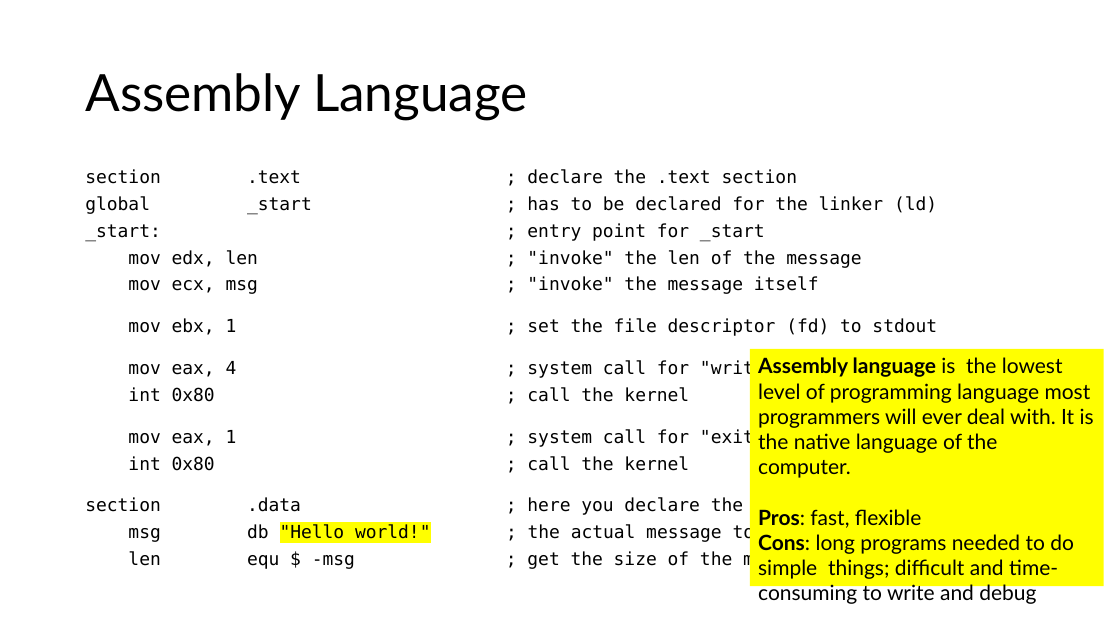
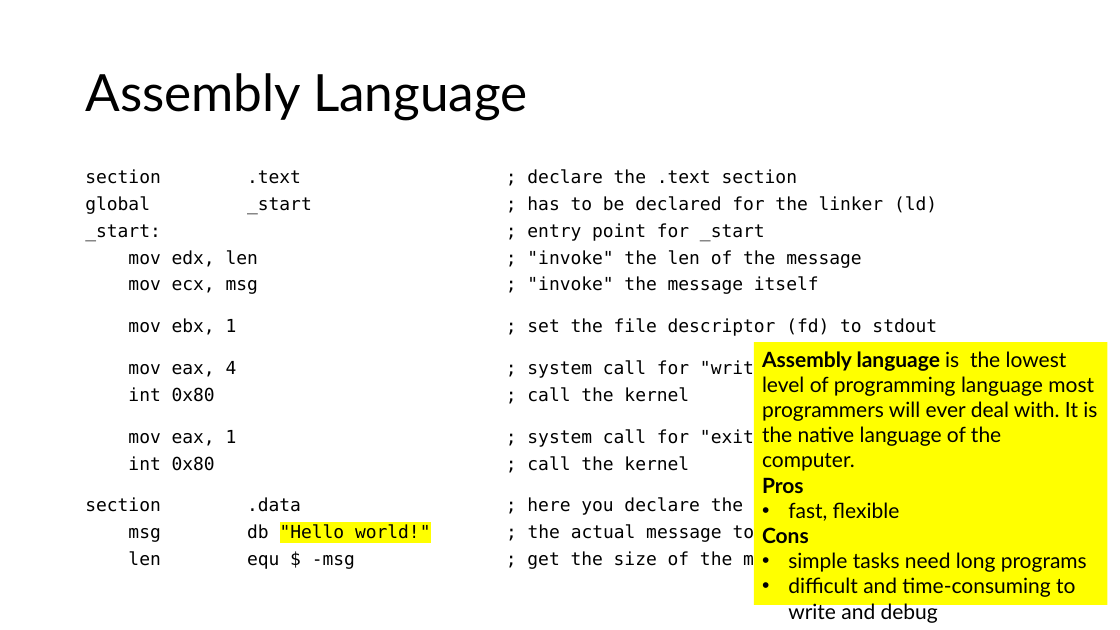
Before and after one commit to tjd1234/cmpt120spring2026, a slide deck: slide 9 of lecture_notes/chapter1/chapter1.pptx (slide 8 before the commit). Drawn at 1120x630 pixels with LibreOffice and Linux fonts; fonts in the diff are those of the drawing. Boxes give left, top, right and bottom in pixels: in the first picture for what was removed or moved away, otherwise in the second. Text is boxed around its words. In the diff, an @@ line names an element or a change of style, - is before the commit and + after.

```diff
--- a/lecture_notes/chapter1/chapter1.pptx
+++ b/lecture_notes/chapter1/chapter1.pptx
@@ rectangle "Assembly language is the lowest ...": place and size @@
-rectangle "Assembly language is the lowest ..." at bbox=[750, 349, 1104, 586]
+rectangle "Assembly language is the lowest ..." at bbox=[754, 342, 1107, 605]
@@ text in rectangle at bbox=[762, 477, 1087, 619]: text changed @@
-Pros: fast, flexible
-Cons: long programs needed to do simple things; difficult and time-consuming to write and debug
+Pros
+• fast, flexible
+Cons
+• simple tasks need long programs
+• difficult and time-consuming to write and debug
```
Also in this commit, not shown: 12 other slides changed, 1 slide added, 3 other files.
